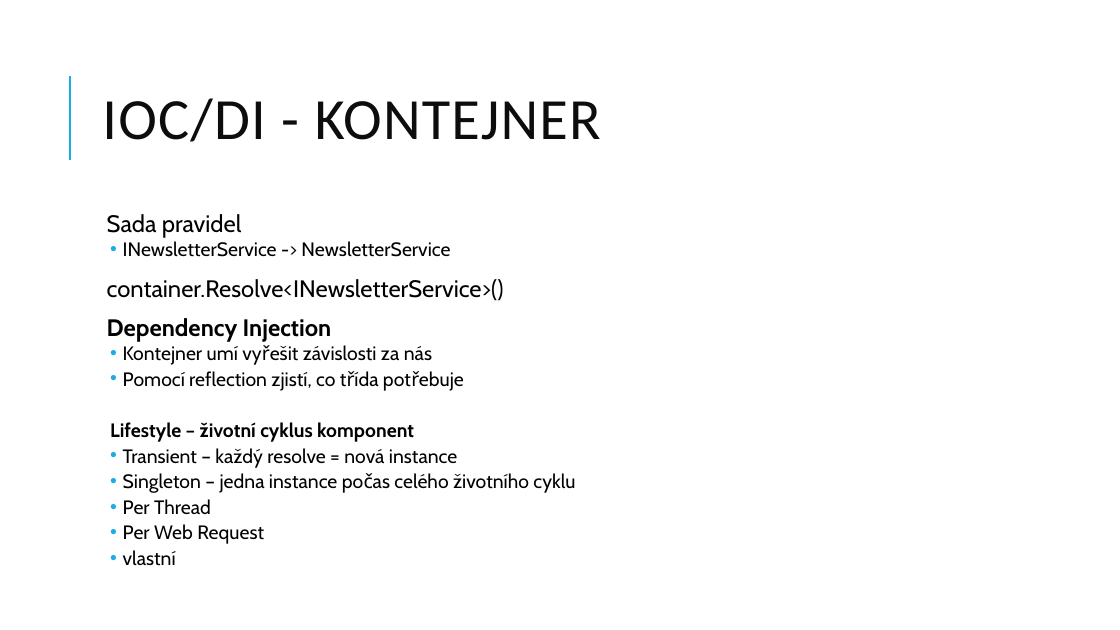
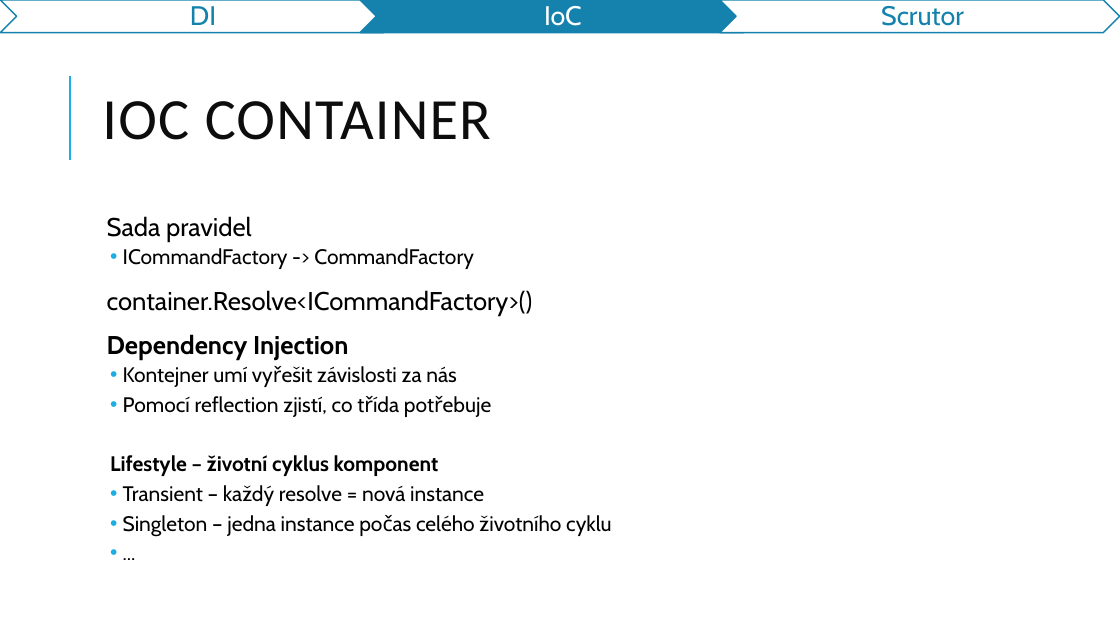
Before and after one commit to jasho/pv239-maui, a slide deck: slide 7 of 04_IoC/PV239-Xamarin-04_IoC.pptx. Drawn at 1120x630 pixels with LibreOffice and Linux fonts; fonts in the diff are those of the drawing. Boxes give left, top, right and bottom in pixels: in the first picture for what was removed or moved away, otherwise in the second. Text is boxed around its words. In the diff, an @@ line names an element or a change of style, - is before the commit and + after.

Commit message:
Updated presentation for lab 04

```diff
--- a/04_IoC/PV239-Xamarin-04_IoC.pptx
+++ b/04_IoC/PV239-Xamarin-04_IoC.pptx
@@ group added at <box>0,0,1120,33</box>: 3 chevrons, 3 texts @@
+DI
+IoC
+Scrutor
@@ title at <box>102,101,491,140</box>: text changed @@
-IOC/DI - KONTEJNER
+IOC CONTAINER
@@ text at <box>107,216,611,537</box>: size 20.4 to 22 pt in "Sada pravidel", "Dependency Injection"; size 16.6 to 18 pt in "Kontejner umí vyřešit závislosti za nás", "Pomocí reflection zjistí, co třída potřebuje", "Lifestyle – životní cyklus komponent", "Transient – každý resolve = nová instance" and 1 more places; line spacing 0.8 to 0.9 @@
@@ text at <box>107,248,533,315</box>: text changed; size 20.4 to 22 pt @@
-  • INewsletterService -> NewsletterService
-  container.Resolve<INewsletterService>()
+  • ICommandFactory -> CommandFactory
+  container.Resolve<ICommandFactory>()
@@ text at <box>123,499,264,566</box>: text changed; size 16.6 to 18 pt @@
-  • Per Thread
-  • Per Web Request
-  • vlastní
+  • ...
```
Also in this commit, not shown: 6 other slides changed, 6 slides added, 2 slides removed.
